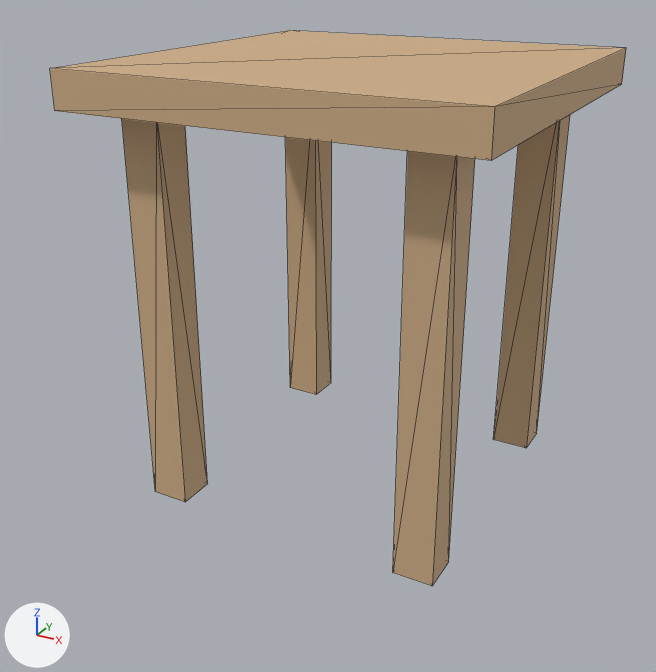
The glTF model storage/picture/mocan-50.glb: old version first, new version second.
Rendered twice from a 50 mm camera at (0.5, -0.993, 0.68) aimed at (-0.016, -0.056, 0.211). The lights are fixed; the arrows at lower left show +X, +Y and +Z. The first picture is the older version. Mesh edges are drawn as thin lines. Vertices at exactly the same position are counted once.

Script lines for the objects in view, before the commit:
```python
me_mesh_0 = bpy.data.meshes.new('Mesh_0')
me_mesh_0.from_pydata(...)  # a box spanning x -0.25..0.25, y -0.25..0.25, z 0.505..0.55; a box spanning x -0.2..-0.15, y 0.15..0.2, z 0.0..0.505; a box spanning x -0.2..-0.15, y -0.2..-0.15, z 0.0..0.505; a box spanning x 0.15..0.2, y 0.15..0.2, z 0.0..0.505; a box spanning x 0.15..0.2, y -0.2..-0.15, z 0.0..0.505
me_mesh_0.materials.append(mat_wood)  # beige #cead86
ob_furniture = bpy.data.objects.new('furniture', me_mesh_0)
ob_furniture.location = (0.0, 0.0, 0.0)
```
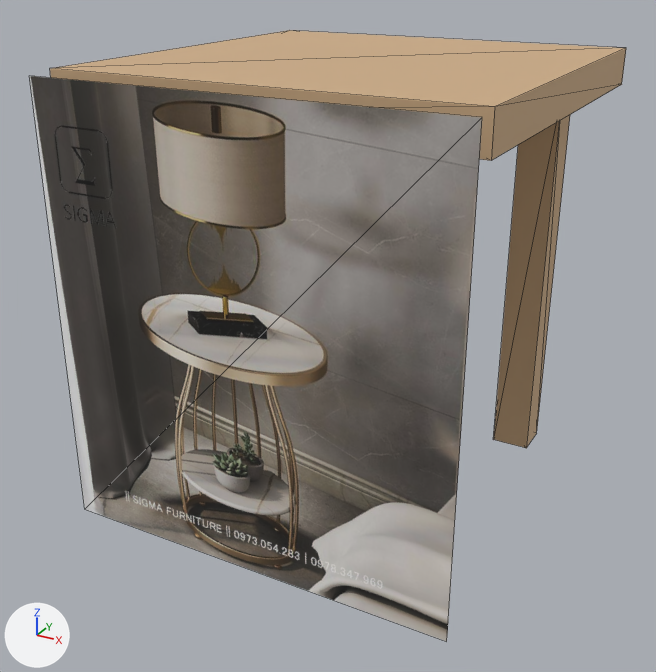
Boxes [x1, y1, x2, y2] around the edits, measured in the pictures (656 x 672 px):
'furniture', reshaped (10% taller)
    before: [50, 30, 626, 586]
    after: [30, 30, 626, 641]
part 1 of me_mesh_0, added
    after: [30, 76, 482, 641]

Diff of the bpy script that builds the scene:
```diff
--- a/storage/picture/mocan-50.glb.py
+++ b/storage/picture/mocan-50.glb.py
@@ img_image_0 @@
+img_image_0 = load_image('Image_0', '_unpacked/Image_0', 800, 800, 'sRGB')
@@ mat_photo @@
+mat_photo = principled_material('photo')
+mat_photo.texture = img_image_0
+mat_photo.roughness = 0.85
@@ me_mesh_0 @@
 # used by ob_furniture; location = (0.0, 0.0, 0.0)
 # verts and faces of me_mesh_0; kept vertices keep their numbers, new ones are numbered from 40
-me_mesh_0.from_pydata(...)  # 40 vertices, 60 faces; spans x -0.25..0.25, y -0.25..0.25, z 0.0..0.55
+me_mesh_0.from_pydata(...)  # 44 vertices, 62 faces; spans x -0.25..0.25, y -0.28..0.25, z 0.0..0.55
+# me_mesh_0 part 1
+verts[40] = (-0.25, -0.28, 0.004)  # pixel (84, 509)
+verts[41] = (0.25, -0.28, 0.004)  # pixel (446, 641)
+verts[42] = (0.25, -0.28, 0.546)  # pixel (482, 117)
+verts[43] = (-0.25, -0.28, 0.546)  # pixel (29, 75)
+faces += [(40, 41, 42), (40, 42, 43)]  # mat_photo (picture img_image_0)
 me_mesh_0.materials.append(mat_wood)
+me_mesh_0.materials.append(mat_photo)  # picture img_image_0
```
